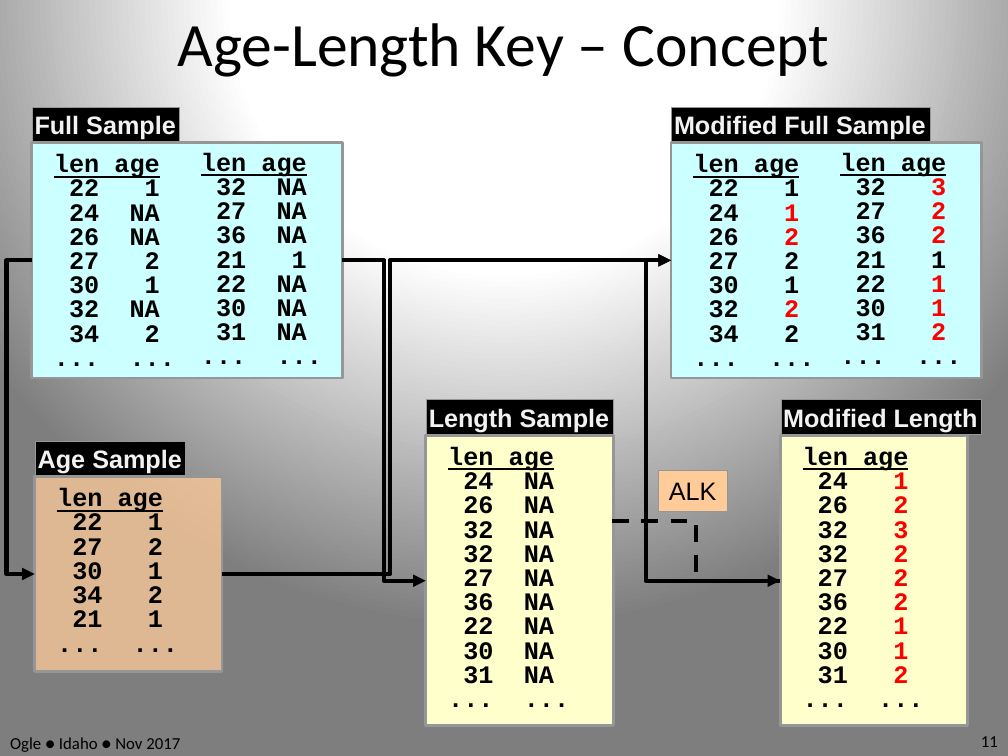
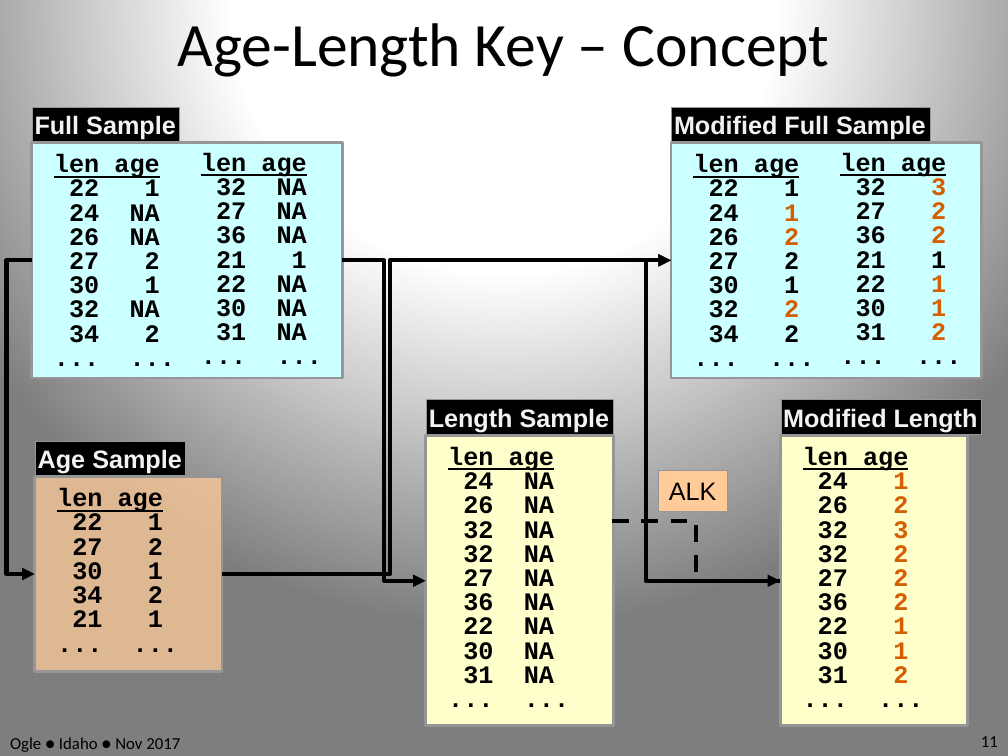
Before and after one commit to droglenc/RcourseIdaho2017, a slide deck: slide 11 of Slides.pptx. Drawn at 1008x756 pixels with LibreOffice and Linux fonts; fonts in the diff are those of the drawing. Boxes give left, top, right and bottom in pixels: in the first picture for what was removed or moved away, otherwise in the second. Text is boxed around its words. In the diff, an @@ line names an element or a change of style, - is before the commit and + after.

```diff
--- a/Slides.pptx
+++ b/Slides.pptx
@@ text at [856,178,946,341]: text colour #FF0000 to #D55E00 in "3", "2", "2", "1" and 2 more places @@
@@ text at [709,204,799,326]: text colour #FF0000 to #D55E00 in "1", "2", "2" @@
@@ text at [818,472,908,684]: text colour #FF0000 to #D55E00 in "1", "2", "3", "2" and 5 more places @@
```
Also in this commit, not shown: 25 other slides changed, 11 slides added, 4 other files.
